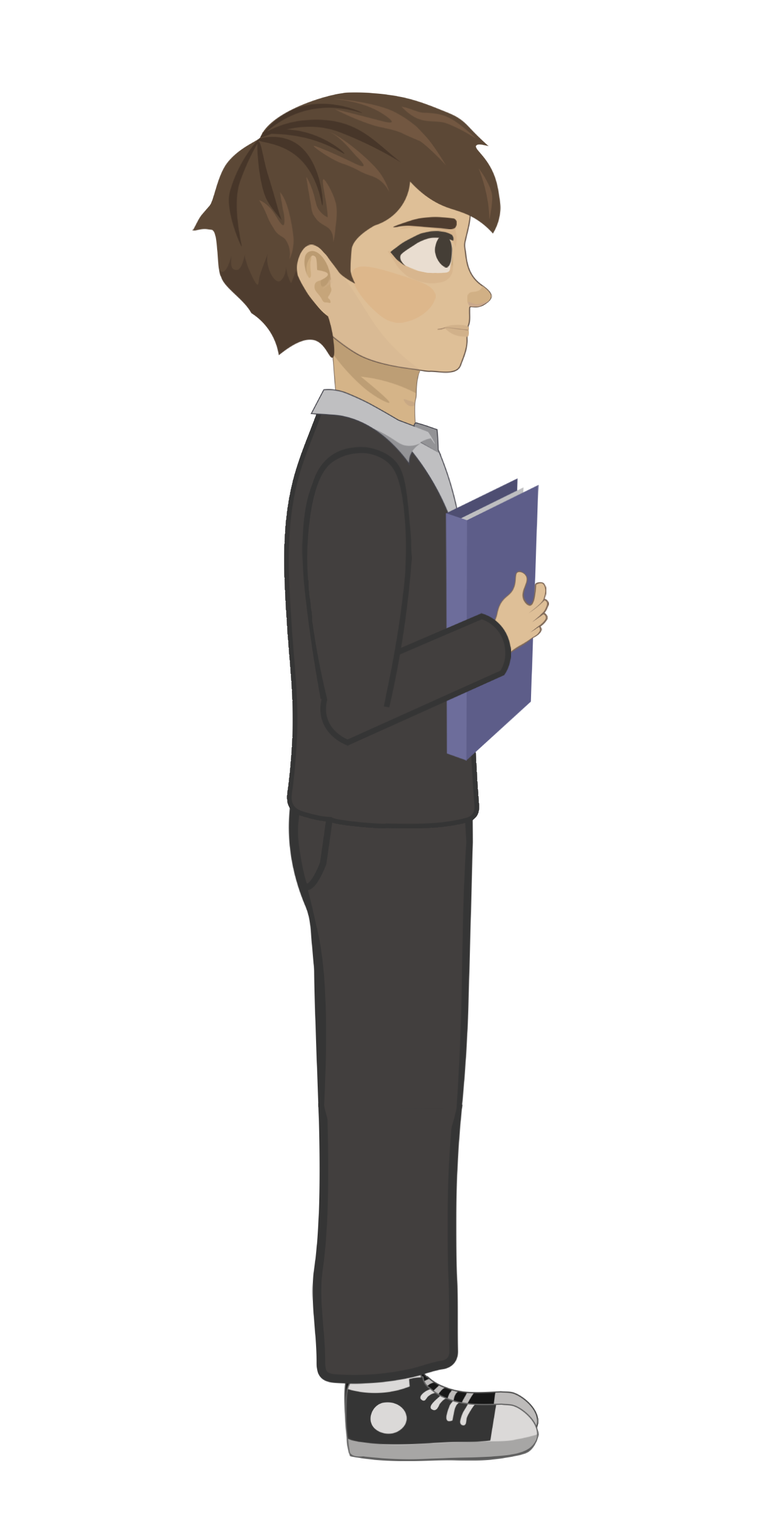
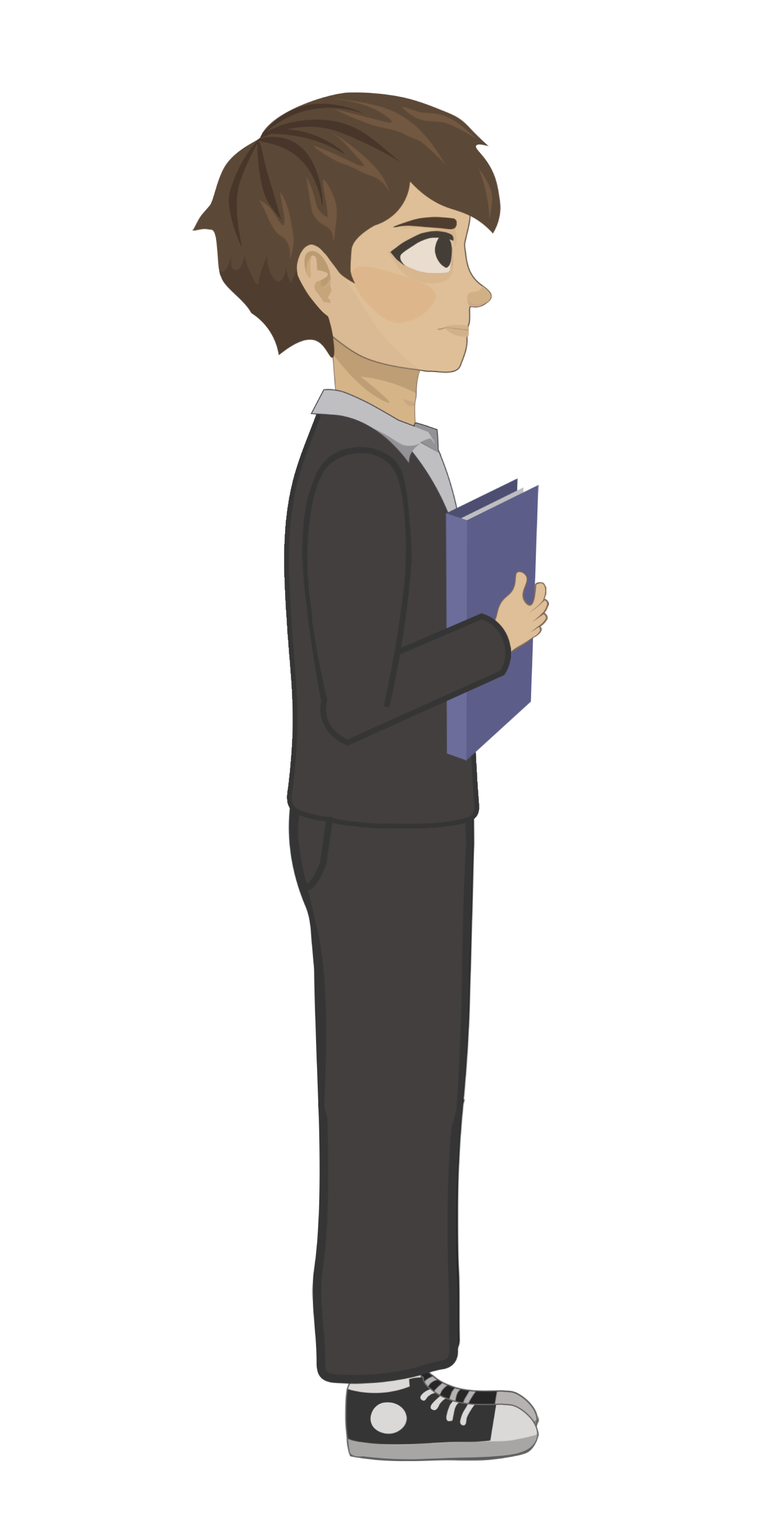
Comparing the layer stacks of the two 775px x 1537px images. Changes:
renamed "L_UpperLeg" to "R_UpperLeg", painted on it over <box>456,818,475,1167</box>
renamed "L_LowerLeg" to "R_LowerLeg", painted on it over <box>455,1073,465,1350</box>
renamed "L_Shoe" to "R_Shoe", painted on it over <box>344,1372,540,1429</box>
